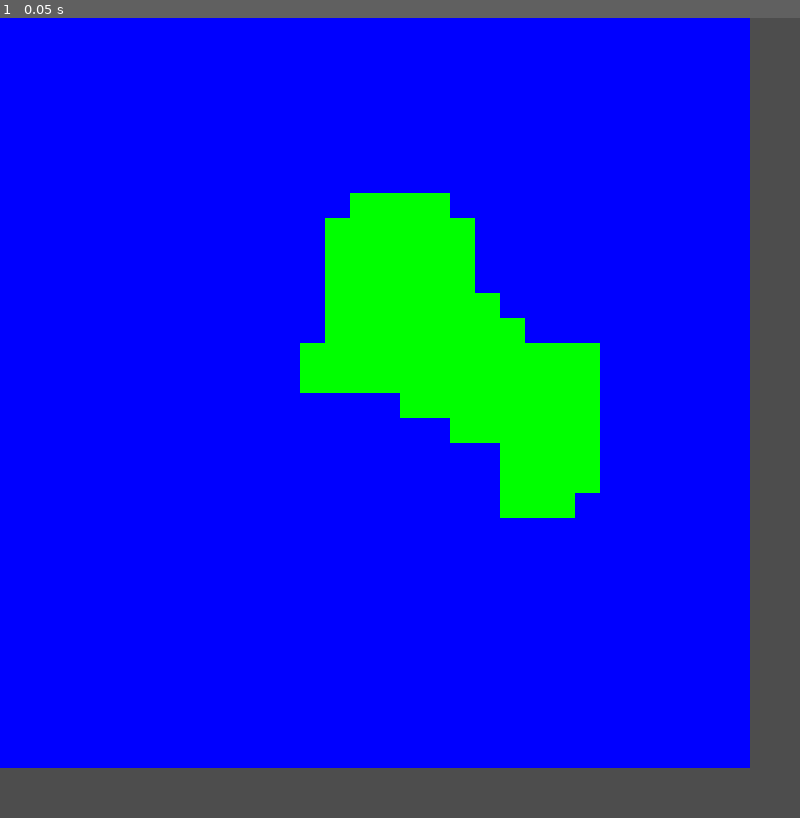
Above: before the commit, frame 1.
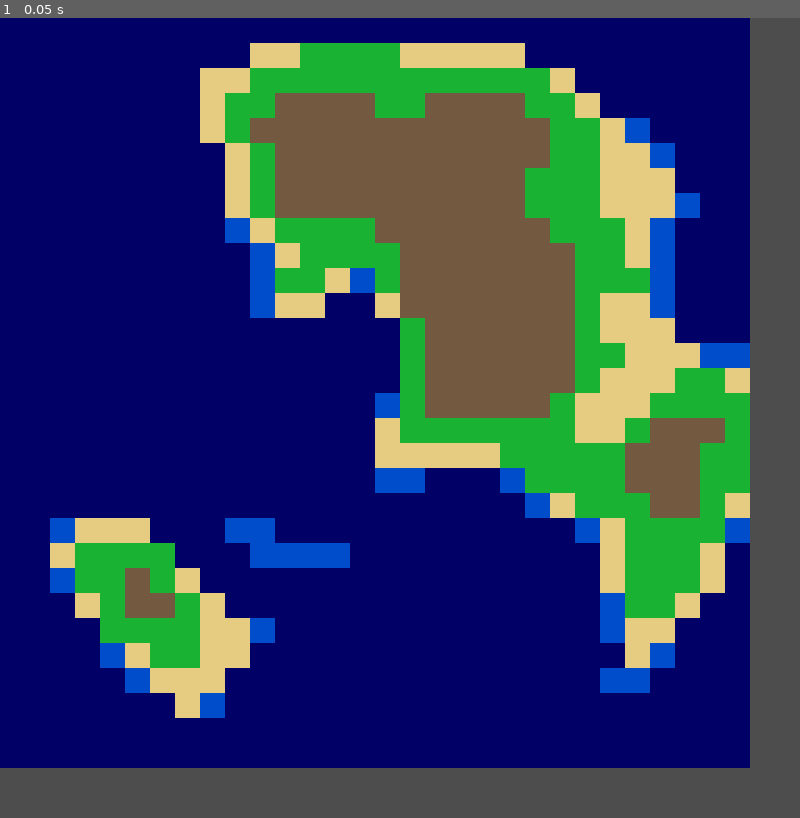
Above: after the commit, the same moment.

Repository: Latheror/VillageWar
Game: Godot game, scene res://main.tscn
Same seed, same stepped clock (60 frames per second), same inputs: the game is played once before the commit and once after it.
Inputs:
- Up to frame 1 (0.05 s): no input

The runs differ from the first frame. In frame 1, 88% of the frame differs, in the area x 0-94%, y 0-94%.

Commit message:
Work on island generation.

Diff:
--- a/main.gd
+++ b/main.gd
@@ -1,40 +1,107 @@
 extends Node2D
 
-const SIZE := 30
-const TILE_SIZE := 32
-const ISLAND_RADIUS := 0.85   # taille globale
-const FALLOFF_POWER := 3.0    # douceur du bord
+const SIZE: int = 30
+const TILE_SIZE: float = 32.0
 
-func _ready():
-	var half = SIZE / 2.0
+# --- Island shape ---
+const SHAPE_FREQ: float = 0.05
+const SHAPE_OCTAVES: int = 3
+const WARP_FREQ: float = 0.1
+const WARP_STRENGTH: float = 2.5
+const LAND_THRESHOLD: float = 0.0   # début de la terre
 
-	var noise = FastNoiseLite.new()
+# --- Edge safety ---
+const EDGE_POWER: float = 6.0
+
+# --- Height ---
+const BASE_HEIGHT: float = 18.0
+const DETAIL_FREQ: float = 0.08
+const DETAIL_MULT: float = 4.0
+
+# --- Biomes ---
+const DEEP_WATER_THRESHOLD: float = -6.0
+const WATER_THRESHOLD: float = 0.0
+const SAND_THRESHOLD: float = 3.0
+const PLAIN_THRESHOLD: float = 9.0
+
+
+func _ready() -> void:
+	var half: float = SIZE / 2.0
+
+	var noise: FastNoiseLite = FastNoiseLite.new()
 	noise.seed = randi()
-	noise.frequency = 0.06
+	noise.fractal_octaves = SHAPE_OCTAVES
+	noise.frequency = SHAPE_FREQ
 
 	for x in range(SIZE):
 		for y in range(SIZE):
 
-			var cx = x - half
-			var cy = y - half
+			# -------------------------
+			# Edge mask
+			# -------------------------
+			var cx: float = x - half
+			var cy: float = y - half
+			var edge_dist: float = Vector2(cx, cy).length() / half
+			var edge_mask: float = pow(clamp(edge_dist, 0.0, 1.0), EDGE_POWER)
 
-			# Distance normalisée (0 = centre, 1 = bord)
-			var dist = Vector2(cx, cy).length() / half
-			dist = clamp(dist / ISLAND_RADIUS, 0.0, 1.0)
+			# -------------------------
+			# Warp coordinates (moderate)
+			# -------------------------
+			var warp_x: float = noise.get_noise_2d(x * WARP_FREQ, y * WARP_FREQ) * WARP_STRENGTH
+			var warp_y: float = noise.get_noise_2d((x+100) * WARP_FREQ, (y+100) * WARP_FREQ) * WARP_STRENGTH
+			var wx: float = x + warp_x
+			var wy: float = y + warp_y
 
-			# Courbe de chute
-			var falloff = pow(dist, FALLOFF_POWER)
+			# -------------------------
+			# Shape noise (multi-octave)
+			# -------------------------
+			var shape: float = noise.get_noise_2d(wx, wy)
 
-			var n = noise.get_noise_2d(x, y)
+			# -------------------------
+			# Smooth land factor (soft transition to water)
+			# -------------------------
+			var land_factor: float = clamp((shape - LAND_THRESHOLD) / 0.5, 0.0, 1.0)
 
-			# Attraction progressive vers l'eau
-			var height = lerp(n, -1.0, falloff)
+			# Skip tiles that are basically water or near edges
+			if land_factor <= 0.0 or edge_mask > 0.95:
+				_draw_tile(x, y, TILE_SIZE, Color(0.0, 0.0, 0.4))
+				continue
 
-			_draw_tile(x, y, TILE_SIZE, Color.GREEN if height > 0 else Color.BLUE)
+			# -------------------------
+			# Height
+			# -------------------------
+			var base_height: float = (1.0 - edge_mask) * BASE_HEIGHT * land_factor
+			var detail: float = noise.get_noise_2d(x * DETAIL_FREQ, y * DETAIL_FREQ)
+			var height: float = base_height + detail * DETAIL_MULT
+
+			# Limit height near edges (no sand at map edge)
+			var max_edge_height: float = lerp(1000.0, WATER_THRESHOLD - 0.01, edge_mask)
+			height = min(height, max_edge_height)
+
+			# Mountain exaggeration
+			if height > PLAIN_THRESHOLD:
+				height += pow(height - PLAIN_THRESHOLD, 1.4)
+
+			# -------------------------
+			# Biomes
+			# -------------------------
+			var color: Color
+			if height < DEEP_WATER_THRESHOLD:
+				color = Color(0.0, 0.0, 0.4)
+			elif height < WATER_THRESHOLD:
+				color = Color(0.0, 0.3, 0.8)
+			elif height < SAND_THRESHOLD and land_factor > 0.0:
+				color = Color(0.9, 0.8, 0.5)  # sand
+			elif height < PLAIN_THRESHOLD:
+				color = Color(0.1, 0.7, 0.2)  # plains
+			else:
+				color = Color(0.45, 0.35, 0.25)  # mountains
+
+			_draw_tile(x, y, TILE_SIZE, color)
 
 
-func _draw_tile(x: int, y: int, tile_size: int, color: Color) -> void:
-	var rect = ColorRect.new()
+func _draw_tile(x: int, y: int, tile_size: float, color: Color) -> void:
+	var rect: ColorRect = ColorRect.new()
 	rect.size = Vector2(tile_size, tile_size)
 	rect.position = Vector2(x * tile_size, y * tile_size)
 	rect.color = color
